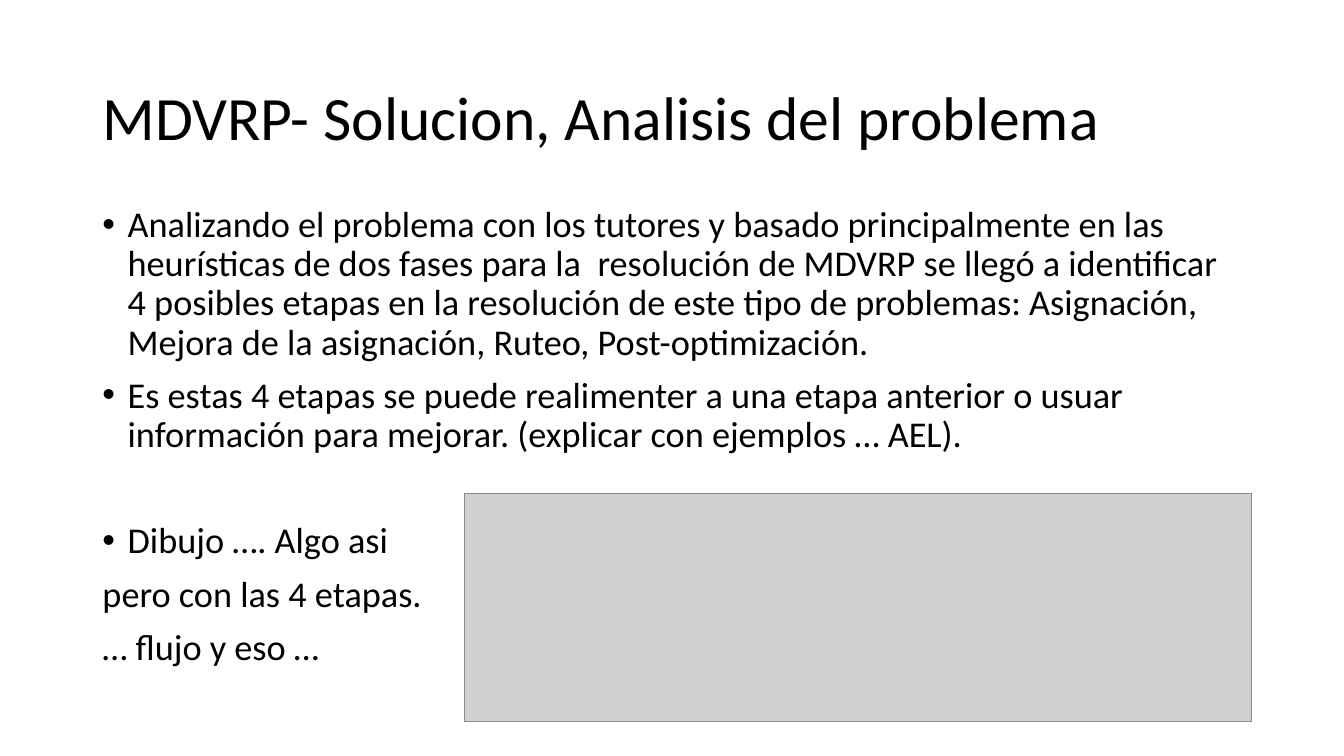
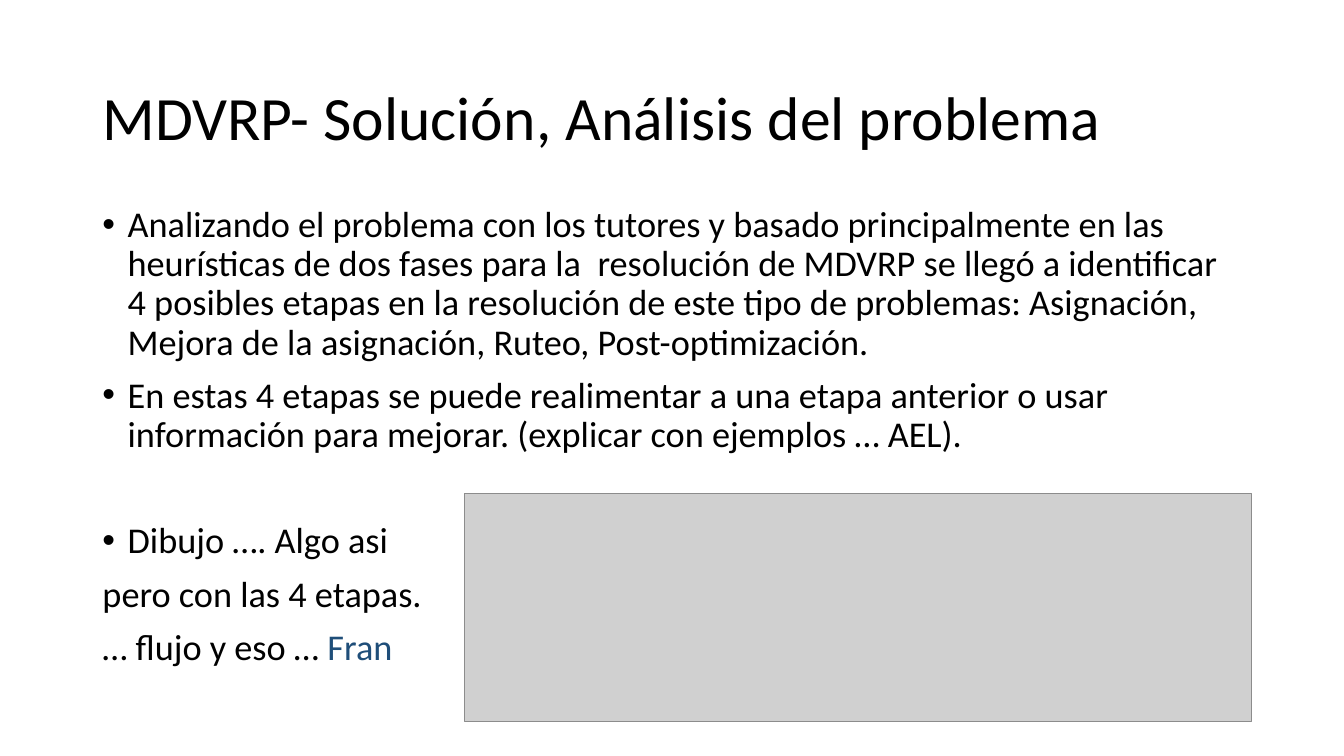
Before and after one commit to urubusale/proyvrp, a slide deck: slide 6 of Version/Documentación/MDVRP.pptx (slide 4 before the commit). Drawn at 1344x756 pixels with LibreOffice and Linux fonts; fonts in the diff are those of the drawing; grey boxes stand for pictures. Boxes give left, top, right and bottom in pixels: in the first picture for what was removed or moved away, otherwise in the second. Text is boxed around its words. In the diff, an @@ line names an element or a change of style, - is before the commit and + after.

```diff
--- a/Version/Documentación/MDVRP.pptx
+++ b/Version/Documentación/MDVRP.pptx
@@ title at box(102, 97, 1100, 150): text changed @@
-MDVRP- Solucion, Analisis del problema
+MDVRP- Solución, Análisis del problema
@@ text at box(128, 382, 1108, 454): text changed @@
-• Es estas 4 etapas se puede realimenter a una etapa anterior o usuar información para mejorar. (explicar con ejemplos … AEL).
+• En estas 4 etapas se puede realimentar a una etapa anterior o usar información para mejorar. (explicar con ejemplos … AEL).
@@ text at box(136, 635, 392, 667): text changed @@
-… flujo y eso …
+… flujo y eso … Fran
```
Also in this commit, not shown: 12 other slides changed, 6 slides added.
